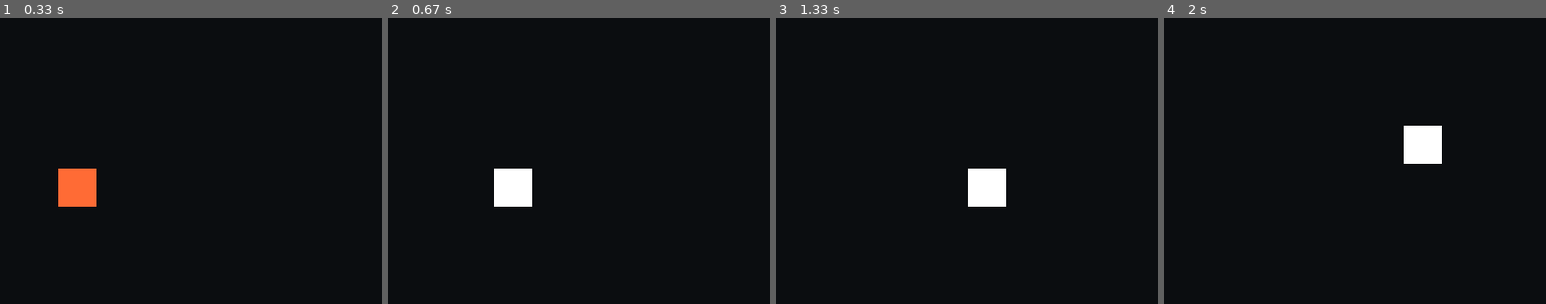
Above: before the commit, frames 1-4 (left to right).
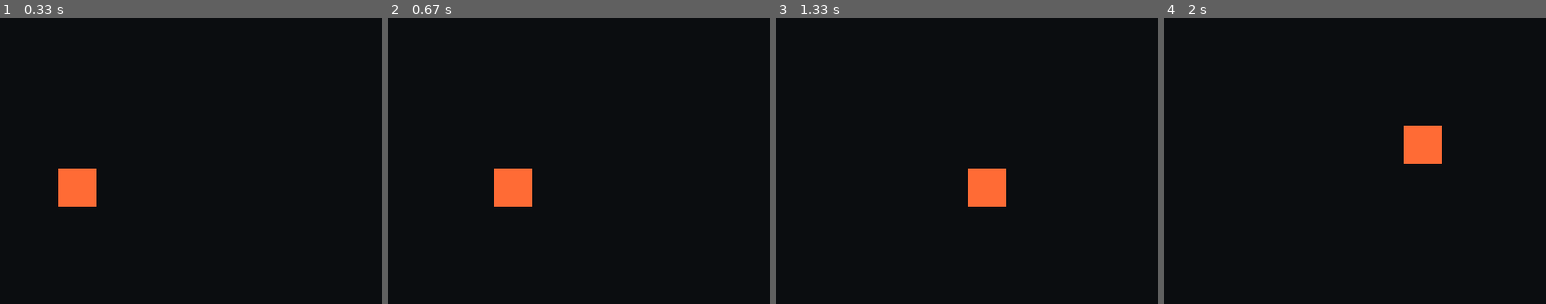
Above: after the commit, the same moments.

Repository: kikiyuuki/games_programming
Game: pygame game, started from hello-pygame/main.py
Same seed, same stepped clock (60 frames per second), same inputs: the game is played once before the commit and once after it.
Inputs:
- Up to frame 1 (0.33 s): no input
- Up to frame 2 (0.67 s): hold Space from 0.33 s (still down); hold Right from 0.33 s (still down)
- Up to frame 3 (1.33 s): release Space at 0.8 s; release Right at 0.8 s; hold Right 0.83-1.3 s; hold D 0.83-1.3 s
- Up to frame 4 (2 s): hold Up 1.33-1.63 s; hold W 1.33-1.63 s; hold Right from 1.67 s (still down); hold D from 1.67 s (still down)
The pictures show only the part of the screen within x 42-92%, y 24-74%; the shares and areas given below are measured in that part.

Frame 1 is identical in both runs. In frame 2, 1.3% of the frame differs, in the area x 27-38%, y 52-66%; in frame 3, 1.3%; in frame 4, 1.3%.

Commit message:
übungen aus stunde

Diff:
--- /dev/null
+++ b/Abgabe/Colors.py
@@ -0,0 +1,10 @@
+
+
+red = (255, 0, 0)
+green = (0, 255, 0)
+blue = (0, 0, 255)
+yellow = (255, 255, 0)
+cyan = (0, 255, 255)
+magenta = (255, 0, 255)
+white = (255, 255, 255)
+black = (0, 0, 0)
--- /dev/null
+++ b/Abgabe/Enemy.py
@@ -0,0 +1,18 @@
+import pygame
+import Colors as colors
+
+class Enemy:
+    def __init__(self, x, y, width, height, speed=2, color=colors.red):
+        self.rect = pygame.Rect(x, y, width, height)
+        self.speed = speed
+        self.color = color
+
+
+    def update(self):
+        pass
+
+
+
+    # --- DRAW ---
+    def draw(self, screen):
+        pygame.draw.rect(screen, self.color, self.rect)
--- /dev/null
+++ b/Abgabe/EnemyManager.py
@@ -0,0 +1,2 @@
+import pygame
+import Enemy as Enemy
--- /dev/null
+++ b/Abgabe/Game.py
@@ -0,0 +1,22 @@
+import PlayerController as PlayerController
+import Enemy as Enemy
+
+class Game:
+    def __init__(self):
+        self.entities = []
+
+    def spawn_player(self, x, y):
+        player = PlayerController.PlayerController(x, y, 40, 40)
+        self.entities.append(player)
+
+    def spawn_enemy(self, x, y):
+        enemy = Enemy.Enemy(x, y, 80, 40)
+        self.entities.append(enemy)
+
+    def update(self):
+        for entity in self.entities:
+            entity.update()
+
+    def draw(self, screen):
+        for entity in self.entities:
+            entity.draw(screen)
--- /dev/null
+++ b/Abgabe/PlayerController.py
@@ -0,0 +1,37 @@
+import pygame
+
+class PlayerController:
+    def __init__(self, x, y, width, height, speed=5):
+        self.rect = pygame.Rect(x, y, width, height)
+        self.speed = speed
+
+    # --- INPUT ---
+    def handle_input(self):
+        keys = pygame.key.get_pressed()
+
+        dx, dy = 0, 0
+
+        if keys[pygame.K_LEFT]:
+            dx -= self.speed
+        if keys[pygame.K_RIGHT]:
+            dx += self.speed
+        if keys[pygame.K_UP]:
+            dy -= self.speed
+        if keys[pygame.K_DOWN]:
+            dy += self.speed
+
+        return dx, dy
+
+    # --- UPDATE ---
+    def update(self):
+        dx, dy = self.handle_input()
+        self.move(dx, dy)
+
+    # --- MOVEMENT ---
+    def move(self, dx, dy):
+        self.rect.x += dx
+        self.rect.y += dy
+
+    # --- DRAW ---
+    def draw(self, screen):
+        pygame.draw.rect(screen, (255, 255, 255), self.rect)
--- /dev/null
+++ b/Abgabe/main.py
@@ -0,0 +1,29 @@
+
+import pygame
+import Colors as colors
+from Game import Game
+
+pygame.init()
+screen = pygame.display.set_mode((800, 600))
+clock = pygame.time.Clock()
+
+game = Game()
+game.spawn_player(400, 300)
+game.spawn_enemy(100, 100)
+
+running = True
+while running:
+
+    for event in pygame.event.get():
+        if event.type == pygame.QUIT:
+            running = False
+
+    # ---- Update ----
+    game.update()
+
+    # ---- Draw ----
+    screen.fill(colors.black)
+    game.draw(screen)
+
+    pygame.display.flip()
+    clock.tick(60)
--- /dev/null
+++ b/Abgabe/pyproject.toml
@@ -0,0 +1,9 @@
+[project]
+name = "hello-pygame"
+version = "0.1.0"
+description = "Add your description here"
+readme = "README.md"
+requires-python = ">=3.14"
+dependencies = [
+    "pygame-ce>=2.5.7",
+]
--- /dev/null
+++ b/Abgabe/testing.py
@@ -0,0 +1,10 @@
+import pygame
+pygame.init()
+
+def create_player(x, y, width, height):
+    return pygame.Rect(x, y, width, height)
+
+def spawn_player(x, y, width, height):
+    player = create_player(x, y, width, height)
+    pygame.draw.rect(screen, (255, 255, 255), player)
+    return player
--- a/hello-pygame/main.py
+++ b/hello-pygame/main.py
@@ -1,4 +1,5 @@
 import pygame
+import testing as test
 pygame.init()
 pygame.font.init()
 screen = pygame.display.set_mode((800, 600))
@@ -11,11 +12,19 @@
 running = True
 gotCaught = False
 
+
 my_font = pygame.font.SysFont('Comic Sans MS', 30)
 text_surface = my_font.render('Du wurdest gefangen', False, (255, 255, 255))
 
 def displayText():
     screen.blit(text_surface, (200,0))
+
+
+def spawn_player(x, y, width, height):
+    player = pygame.Rect(x, y, width, height)
+    pygame.draw.rect(screen, (255, 0, 255), player)
+    return player
+
 
 
 
@@ -29,7 +38,7 @@
     if keys[pygame.K_RIGHT]: player1posX += 5
     if keys[pygame.K_UP]:    player1posY -= 5
     if keys[pygame.K_DOWN]:  player1posY += 5
-    if keys[pygame.K_SPACE]: player1Color = (255, 255, 255)
+    if keys[pygame.K_SPACE]: player3 = spawn_player(player1posX, player1posY, 40, 40)
 
     if keys[pygame.K_w]: player2posY -= 5
     if keys[pygame.K_s]: player2posY += 5
--- /dev/null
+++ b/hello-pygame/testing.py
@@ -0,0 +1,10 @@
+import pygame
+pygame.init()
+
+def create_player(x, y, width, height):
+    return pygame.Rect(x, y, width, height)
+
+def spawn_player(x, y, width, height):
+    player = create_player(x, y, width, height)
+    pygame.draw.rect(screen, (255, 255, 255), player)
+    return player
--- a/uebung_002/main.py
+++ b/uebung_002/main.py
@@ -109,8 +109,8 @@
         player_y -= player_jump_force
         player_jumping = False
 
-    #if not player_jumping:
-       # player_gravity = 0.1
+    if not player_jumping:
+       player_gravity = 0.1
 
 
     # Bouncing circle: Gravitation + Bewegung
Not shown, added: Abgabe/README.md
Not shown, added: Abgabe/.python-version
Not shown, added: Abgabe/uv.lock
